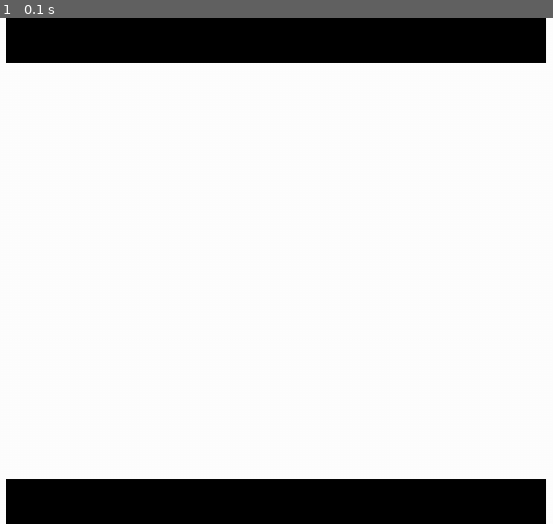
Above: before the commit, frame 1.
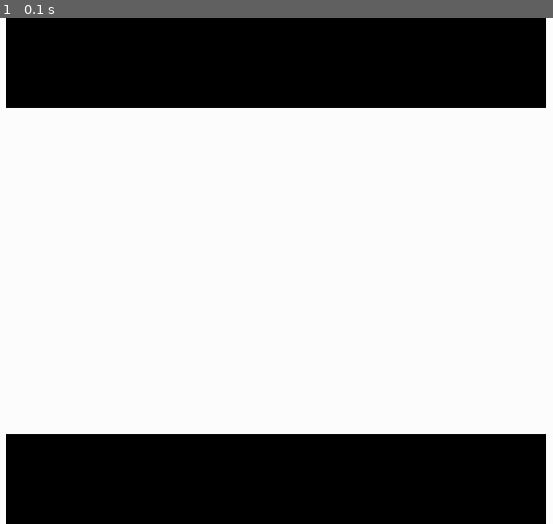
Above: after the commit, the same moment.

Repository: Waterlemon14/Shogimon
Game: pygame game, started from python_client/src/view_tester.py
Same seed, same stepped clock (60 frames per second), same inputs: the game is played once before the commit and once after it.
Inputs:
- Up to frame 1 (0.1 s): no input

The runs differ from the first frame. In frame 1, 17% of the frame differs, in the area x 1-99%, y 8-92%.

Commit message:
feat: Move method get_image_path to view (and change params); Reflect in method calls

Diff:
--- a/python_client/src/project_types.py
+++ b/python_client/src/project_types.py
@@ -17,12 +17,6 @@
     LATIAS = auto()
     LATIOS = auto()
     TURTWIG = auto()
-
-    def get_image_path(self, shiny: bool) -> str:
-        if shiny:
-            return "../../img/" + self.value + "-shiny.png"
-
-        return "../../img/" + self.value + ".png"
 
 class ActionType(StrEnum):
     MOVE = auto()
--- a/python_client/src/view.py
+++ b/python_client/src/view.py
@@ -3,7 +3,7 @@
 
 from project_types import (
     TILE_PIXELS, BOARD_ROWS, BOARD_COLS,
-    LivePiece, Location, GameState,
+    LivePiece, Location, GameState, PieceKind,
     PlayerNumber,
     MakeTurnObserver, NewGameObserver,
     )
@@ -12,6 +12,14 @@
 SCREEN_HEIGHT = 720
 BOARD_WIDTH = TILE_PIXELS*BOARD_ROWS
 BOARD_HEIGHT = TILE_PIXELS*BOARD_COLS
+
+
+def get_image_path(piece: LivePiece) -> str:
+    if piece.piece_owner == PlayerNumber.TWO:
+        return "../../img/" + piece.piece_kind.value + "-shiny.png"
+
+    return "../../img/" + piece.piece_kind.value + ".png"
+
 
 class Captures:
     """Renderable class for player captures (top and bottom of game screen)"""
@@ -39,9 +47,12 @@
         screen.blit(actual_captures, _blittable)
 
     def _render_row(self) -> pygame.Surface:
-        returnable = pygame.Surface((TILE_PIXELS*12, TILE_PIXELS))
+        returnable = pygame.Surface((TILE_PIXELS*12, TILE_PIXELS*2))
+        _counted_list = Counter(self._captures)
 
-        for piece in self._captures:
+        for piece in _counted_list:
+            path = get_image_path(piece)
+            pygame.image.load(path).convert()
             ...
 
         return returnable
@@ -76,10 +87,9 @@
         pygame.Surface.fill(actual_tile, '#FFFFFF')
 
         if self._occupier is not None:
-            _kind = self._occupier.piece_kind
-            _is_shiny = (self._occupier.piece_owner == PlayerNumber.TWO)
-            path = _kind.get_image_path(_is_shiny)
+            path = get_image_path(self._occupier)
             pygame.image.load(path).convert()
+            ...
 
         if self._is_targetable:
             pygame.draw.circle(actual_tile, 'red', (TILE_PIXELS//2, TILE_PIXELS//2), 4.0)
